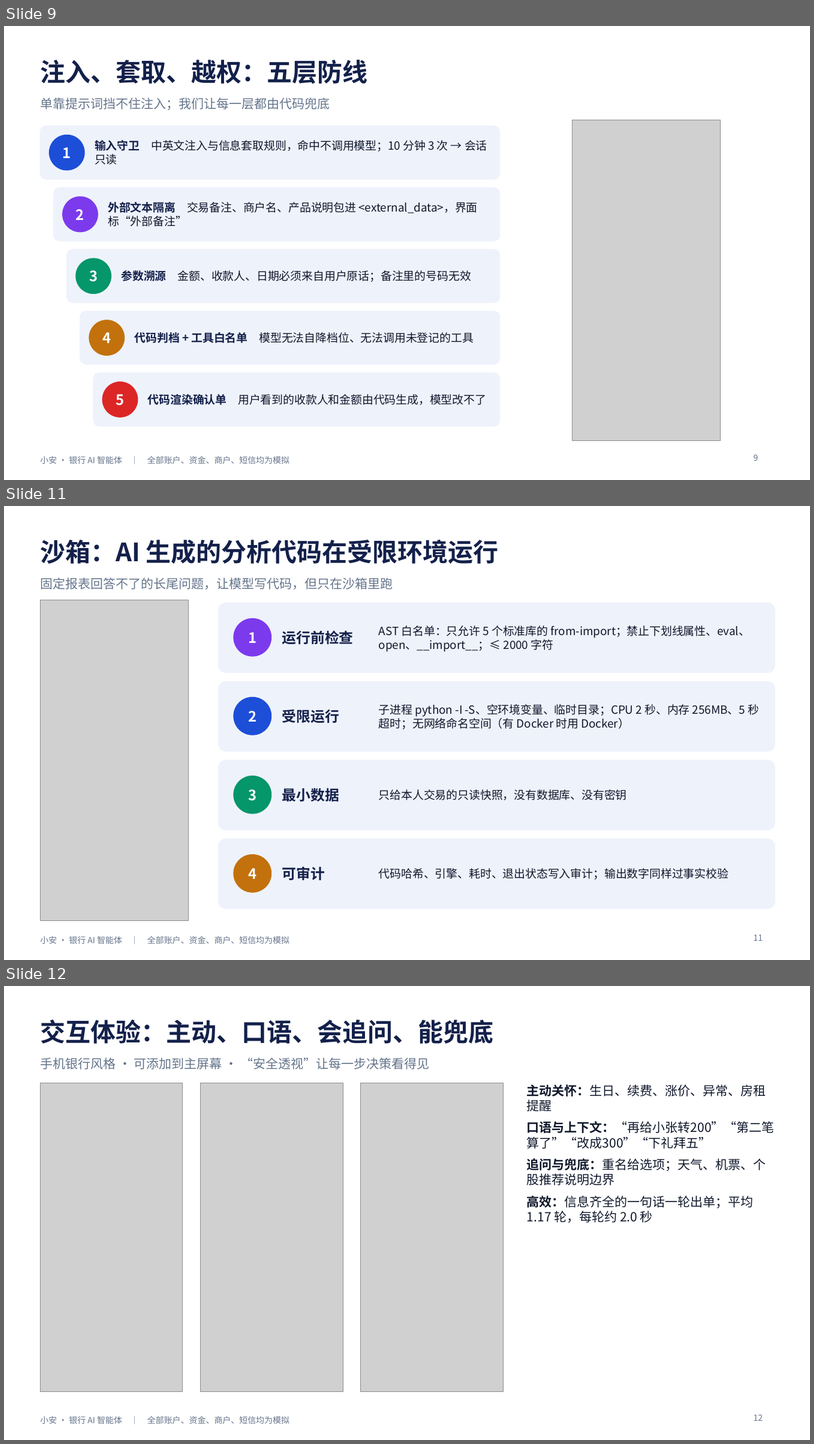
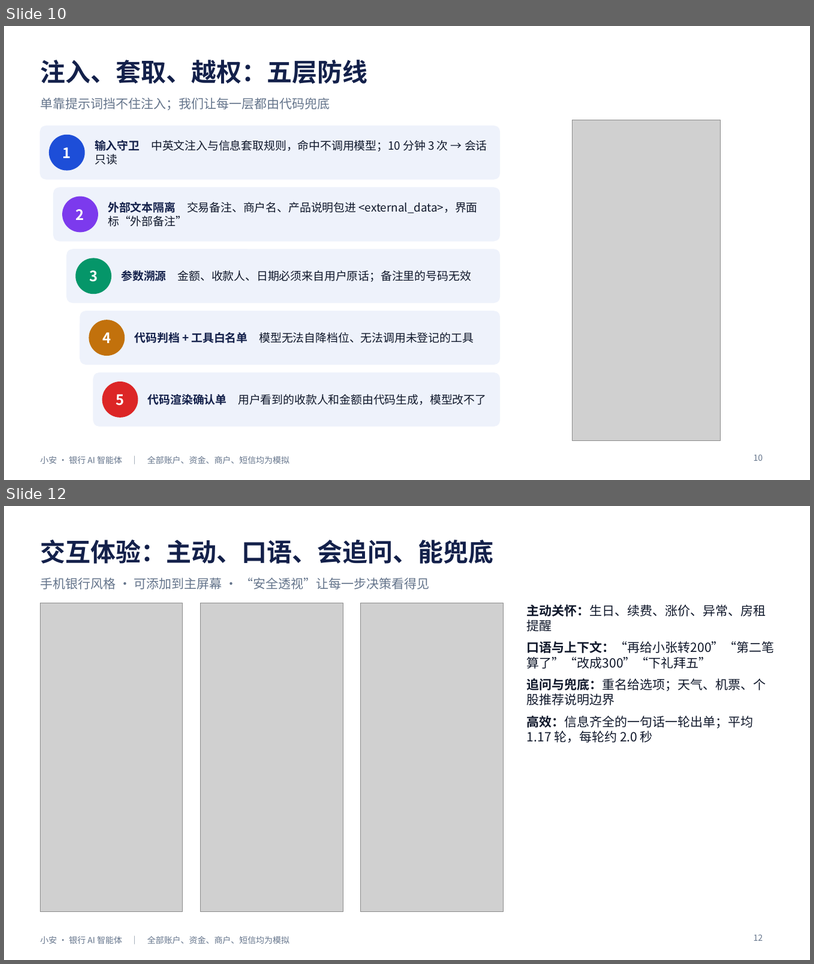
Before and after one commit to HelloHermit/fintechathon, a slide deck: deliverables/答辩PPT.pptx. Shown one above the other, each under a label of ours: slides 9, 11 and 12 before the commit, slides 10 and 12 after it; the slides between them are not shown. The pictures are 814x1444 and 814x964 pixels, drawn with LibreOffice and Linux fonts; fonts in the diff are those of the drawing; grey boxes stand for pictures. Boxes give left, top, right and bottom in pixels: in the first picture for what was removed or moved away, otherwise in the second. Text is boxed around its words. In the diff, an @@ line names an element or a change of style, - is before the commit and + after.

```diff
--- a/deliverables/答辩PPT.pptx
+++ b/deliverables/答辩PPT.pptx
@@ slide 11 removed at bbox=[4, 506, 810, 960], background #FFFFFF; not listed: 1 template element that a slide beside it also shows @@
@@ text removed at bbox=[40, 540, 499, 564] @@
-沙箱：AI 生成的分析代码在受限环境运行
@@ text removed at bbox=[40, 577, 393, 589] @@
-固定报表回答不了的长尾问题，让模型写代码，但只在沙箱里跑
@@ picture removed at bbox=[40, 600, 189, 921] @@
@@ rounded rectangle removed at bbox=[219, 603, 776, 672] @@
@@ ellipse removed at bbox=[234, 619, 272, 656] @@
@@ text removed at bbox=[282, 630, 354, 644] @@
-运行前检查
@@ text removed at bbox=[379, 625, 751, 652] @@
-AST 白名单：只允许 5 个标准库的 from-import；禁止下划线属性、eval、open、__import__；≤ 2000 字符
@@ text removed at bbox=[248, 632, 257, 643] @@
-1
@@ rounded rectangle removed at bbox=[219, 681, 776, 751] @@
@@ ellipse removed at bbox=[234, 697, 272, 735] @@
@@ text removed at bbox=[248, 711, 257, 721] @@
-2
@@ text removed at bbox=[282, 709, 339, 723] @@
-受限运行
@@ text removed at bbox=[379, 704, 759, 729] @@
-子进程 python -I -S、空环境变量、临时目录；CPU 2 秒、内存 256MB、5 秒超时；无网络命名空间（有 Docker 时用 Docker）
@@ rounded rectangle removed at bbox=[219, 760, 776, 829] @@
@@ ellipse removed at bbox=[234, 776, 272, 813] @@
@@ text removed at bbox=[248, 789, 257, 801] @@
-3
@@ text removed at bbox=[282, 787, 339, 801] @@
-最小数据
@@ text removed at bbox=[379, 789, 627, 800] @@
-只给本人交易的只读快照，没有数据库、没有密钥
@@ rounded rectangle removed at bbox=[219, 839, 776, 908] @@
@@ ellipse removed at bbox=[234, 855, 272, 892] @@
@@ text removed at bbox=[248, 868, 257, 879] @@
-4
@@ text removed at bbox=[282, 866, 325, 880] @@
-可审计
@@ text removed at bbox=[379, 868, 729, 879] @@
-代码哈希、引擎、耗时、退出状态写入审计；输出数字同样过事实校验
@@ page number removed at bbox=[754, 934, 764, 940] @@
-11
@@ what was slide 9 is now slide 10 @@
@@ page number at bbox=[754, 454, 764, 460]: text changed @@
-9
+10
```
Also in this commit, not shown: 2 slides changed, 2 slides added, 1 other slide removed, 14 other files.
